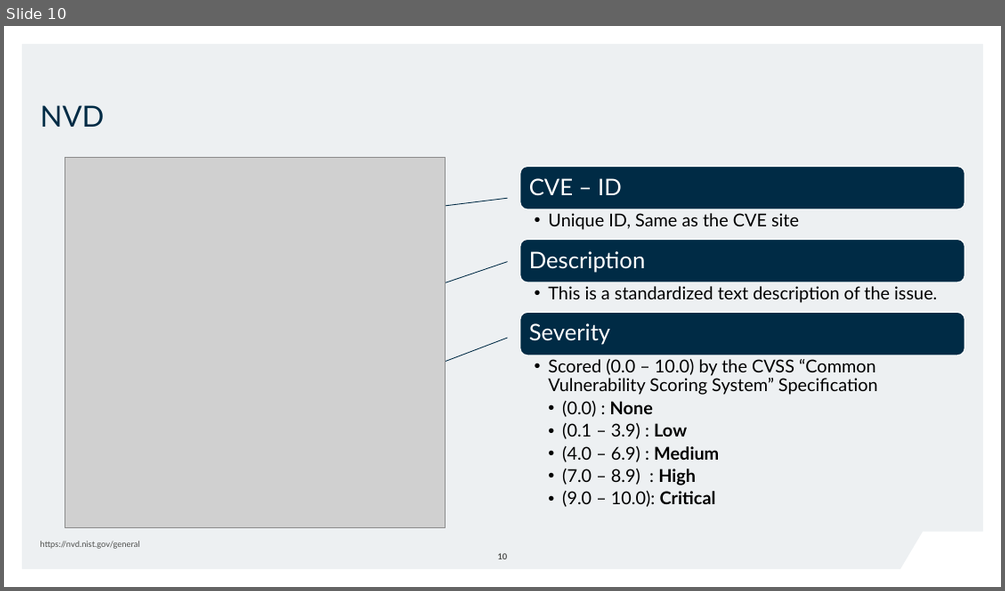
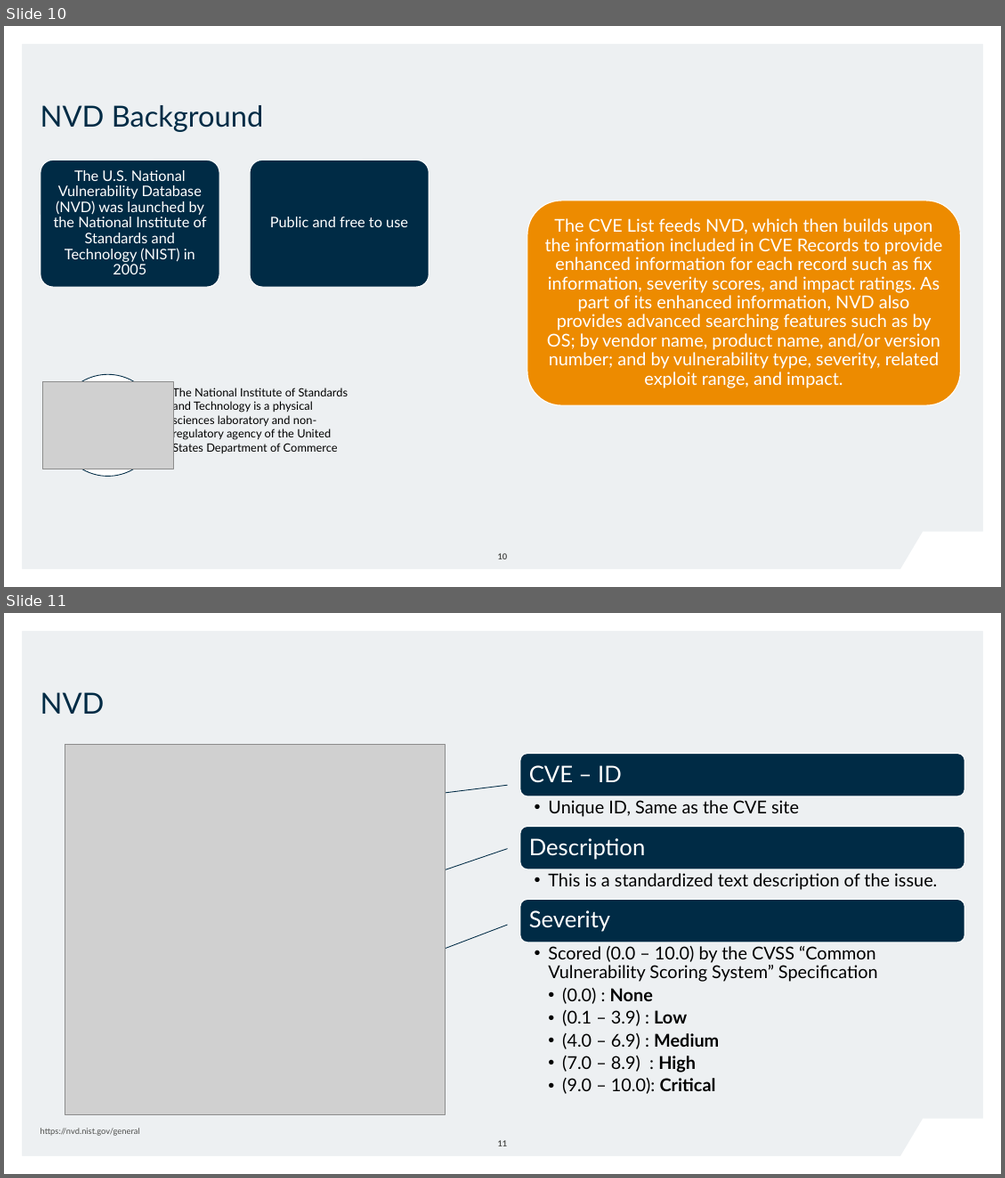
Before and after one commit to dfds/dojo, a slide deck: handouts/common-vulnerabilities-and-exposure-introduction/CVE Introduction Presentation.pptx. Shown one above the other, each under a label of ours: slide 10 before the commit, slides 10 and 11 after it. The pictures are 1005x591 and 1005x1178 pixels, drawn with LibreOffice and Linux fonts; fonts in the diff are those of the drawing; grey boxes stand for pictures; background and template pictures are left out. Boxes give left, top, right and bottom in pixels: in the first picture for what was removed or moved away, otherwise in the second. Text is boxed around its words. In the diff, an @@ line names an element or a change of style, - is before the commit and + after.

Commit message:
Update CVE in to include background on MITRE AND NIST

```diff
--- a/handouts/common-vulnerabilities-and-exposure-introduction/CVE Introduction Presentation.pptx
+++ b/handouts/common-vulnerabilities-and-exposure-introduction/CVE Introduction Presentation.pptx
@@ slide 10 added at box(4, 26, 1001, 587), background #EDF0F2; not listed: 2 template elements that a slide beside it also shows @@
@@ title added at box(40, 105, 264, 132), 28 pt, text #002B45 @@
+NVD Background
@@ rounded rectangle added at box(527, 200, 961, 405), fill #ED8B00, outline #FFFFFF 1 pt @@
@@ group added at box(40, 160, 429, 287): 2 rounded rectangles, 2 texts @@
+The U.S. National Vulnerability Database (NVD) was launched by the National Institute of Standards and Technology (NIST) in 2005
+Public and free to use
@@ text added at box(545, 218, 943, 388), 17 pt, text #FFFFFF @@
+The CVE List feeds NVD, which then builds upon the information included in CVE Records to provide enhanced information for each record such as fix information, severity scores, and impact ratings. As part of its enhanced information, NVD also provides advanced searching features such as by OS; by vendor name, product name, and/or version number; and by vulnerability type, severity, related exploit range, and impact.
@@ picture added at box(43, 382, 173, 468) @@
@@ ellipse added at box(57, 375, 159, 476), fill #FFFFFF, outline #002B45 0.75 pt @@
@@ text added at box(172, 386, 348, 454), 11 pt, text #000000 @@
+The National Institute of Standards and Technology is a physical sciences laboratory and non-regulatory agency of the United States Department of Commerce
@@ page number added at box(498, 553, 508, 559), 8 pt, text #4D4E4C, bold @@
+10
@@ what was slide 10 is now slide 11 @@
@@ page number at box(498, 1140, 508, 1146): text changed @@
-10
+11
```
Also in this commit, not shown: 2 slides changed.
